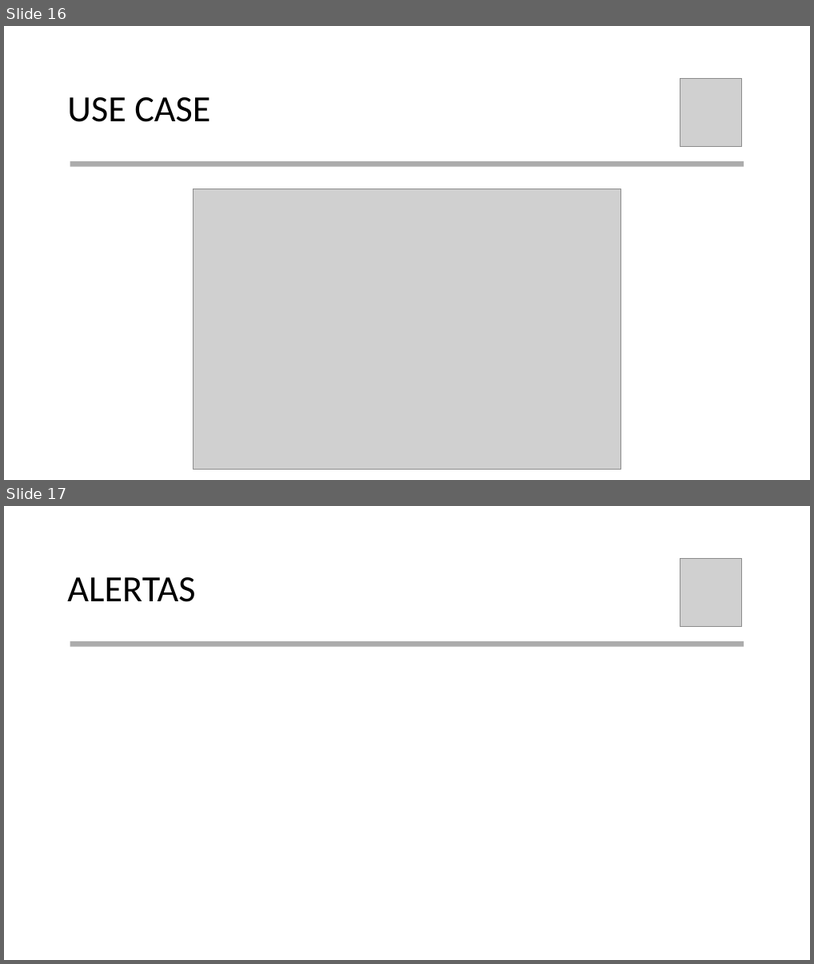
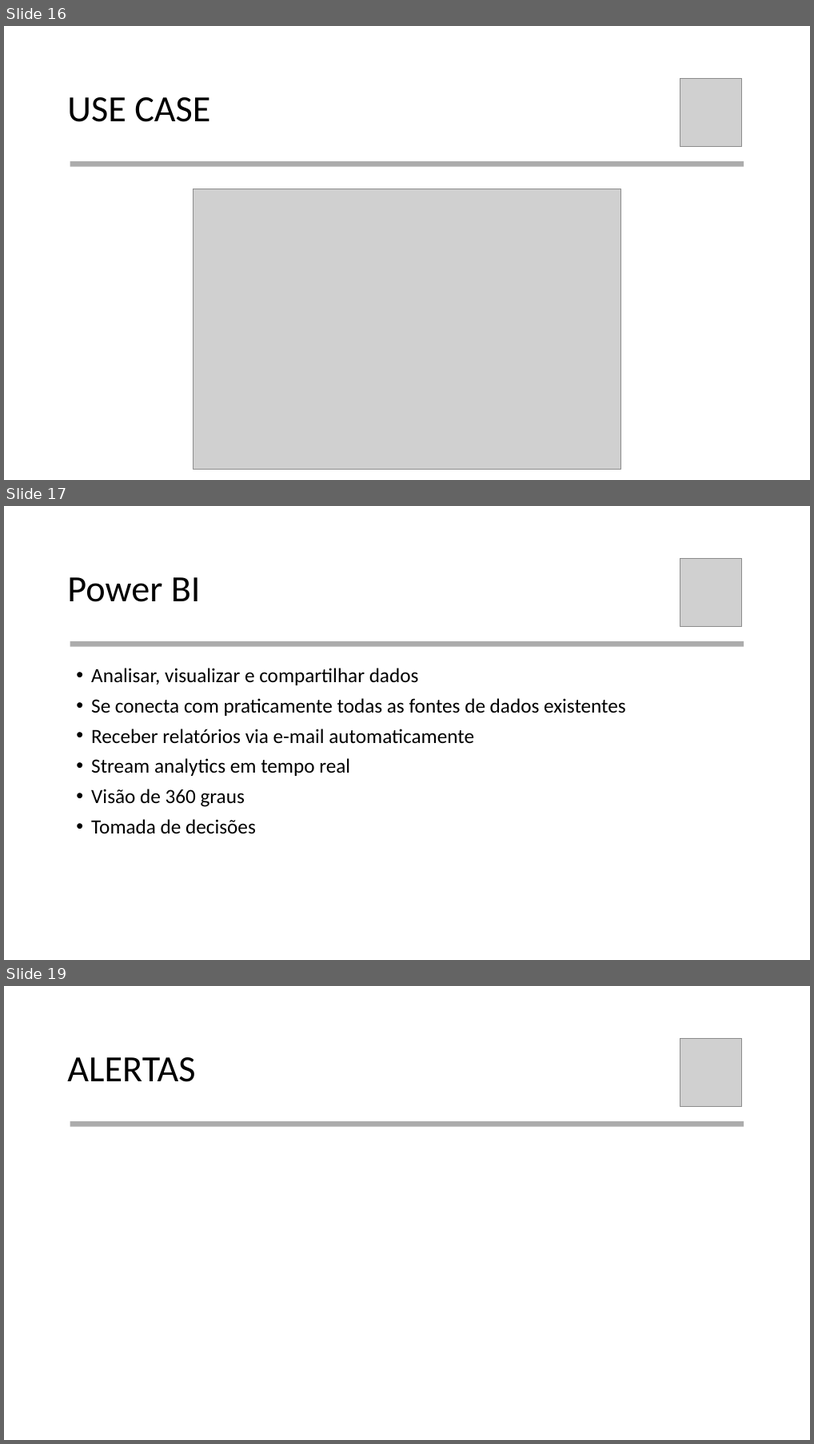
Before and after one commit to vitorsilv/Next-Streaming, a slide deck: Documentação/Apresentação.pptx. Shown one above the other, each under a label of ours: slides 16 and 17 before the commit, slides 16, 17 and 19 after it; the slides between them are not shown. The pictures are 814x964 and 814x1444 pixels, drawn with LibreOffice and Linux fonts; fonts in the diff are those of the drawing; grey boxes stand for pictures. Boxes give left, top, right and bottom in pixels: in the first picture for what was removed or moved away, otherwise in the second. Text is boxed around its words. In the diff, an @@ line names an element or a change of style, - is before the commit and + after.

```diff
--- a/Documentação/Apresentação.pptx
+++ b/Documentação/Apresentação.pptx
@@ slide 17 added at (4,506,810,960), background #FFFFFF @@
@@ title added at (67,577,201,602), 44 pt, text #000000 @@
+Power BI
@@ picture added at (681,558,742,626) @@
@@ rectangle added at (70,641,744,647), fill #808080 at 65% opacity @@
@@ text added at (91,668,626,834), 24 pt, text #000000 @@
+• Analisar, visualizar e compartilhar dados
+• Se conecta com praticamente todas as fontes de dados existentes
+• Receber relatórios via e-mail automaticamente
+• Stream analytics em tempo real
+• Visão de 360 graus
+• Tomada de decisões
@@ what was slide 17 is now slide 19 @@
```
Also in this commit, not shown: 1 other slide added, 1 other file.
